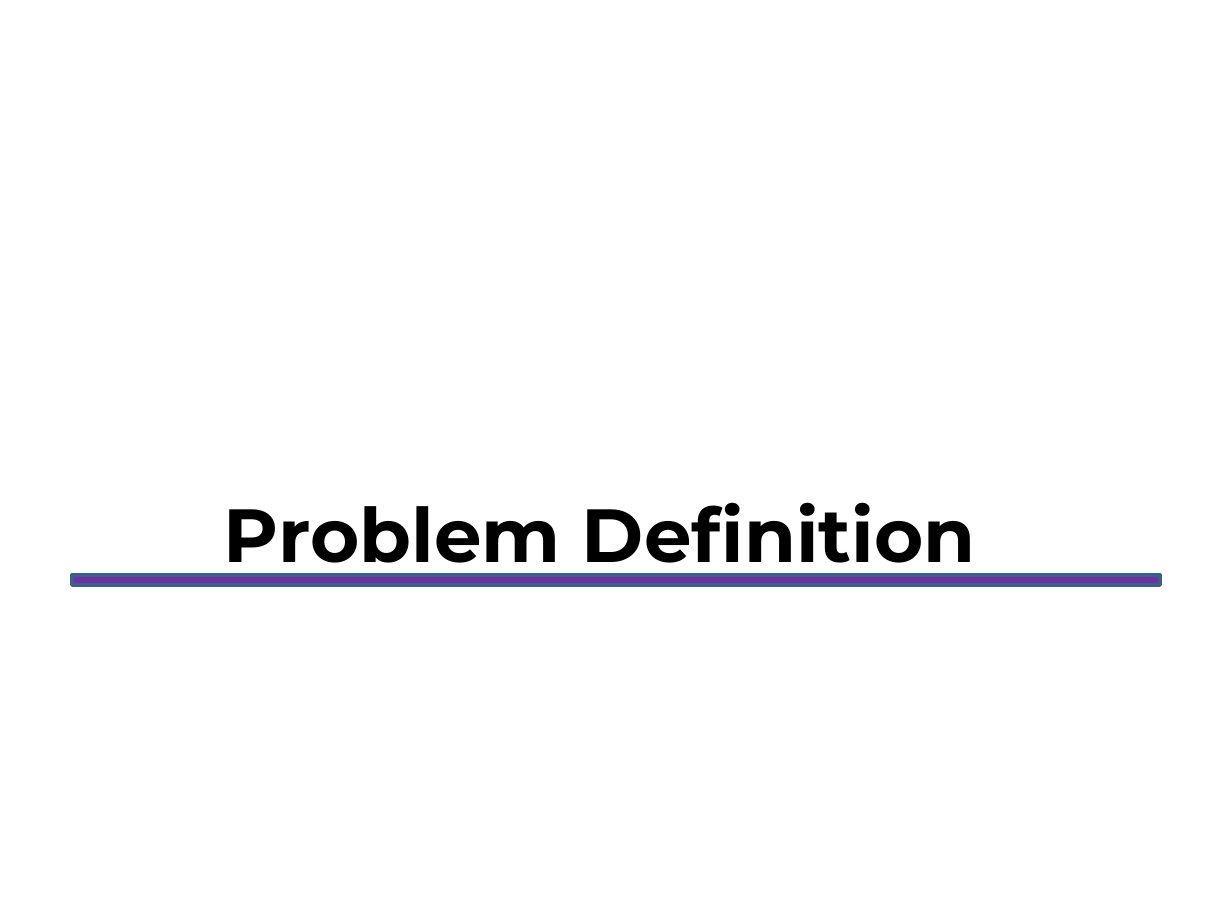
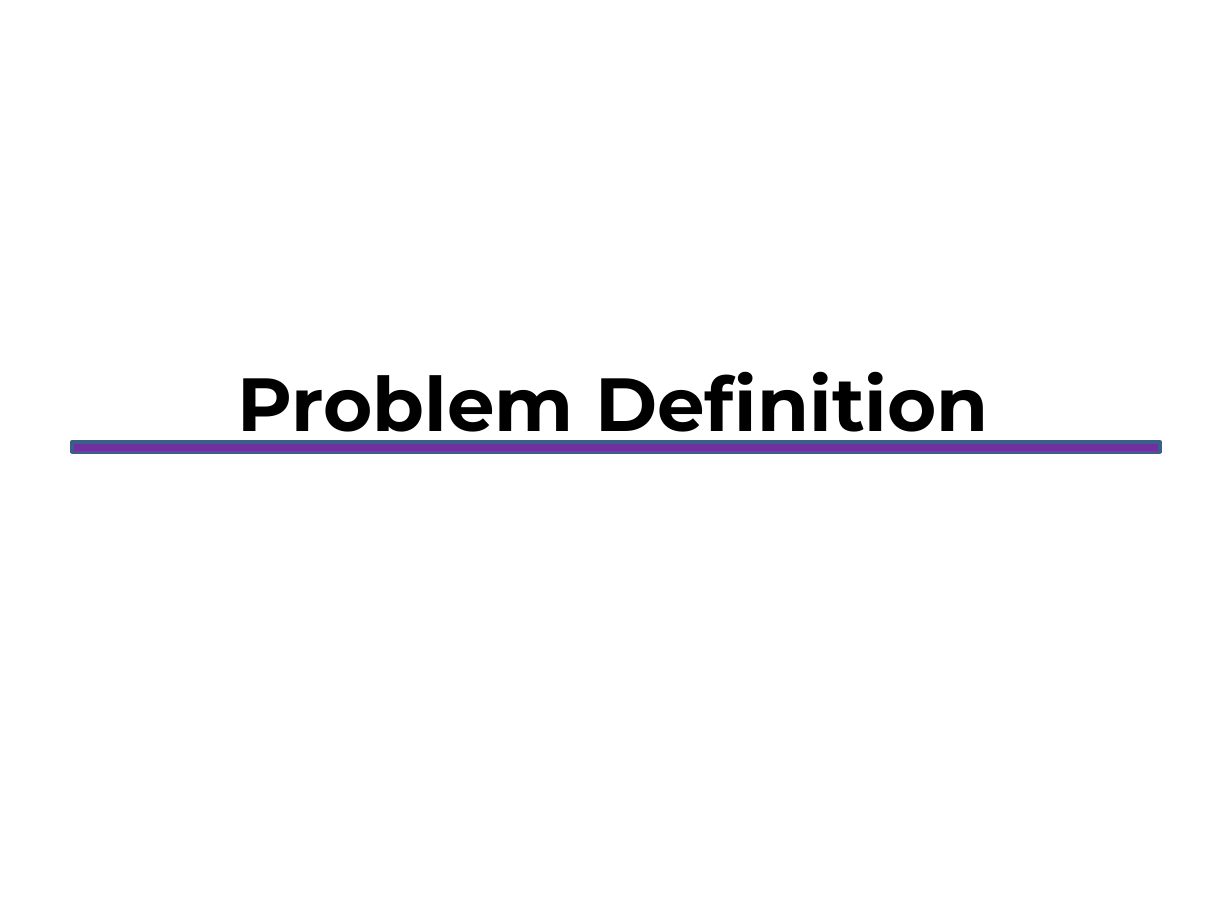
Before and after one commit to GodVilan/MERN-Based-Placement-Management-Portal-, a slide deck: slide 9 of MajorProjectPPTPhase1.pptx. Drawn at 1232x924 pixels with LibreOffice and Linux fonts; fonts in the diff are those of the drawing. Boxes give left, top, right and bottom in pixels: in the first picture for what was removed or moved away, otherwise in the second. Text is boxed around its words. In the diff, an @@ line names an element or a change of style, - is before the commit and + after.

```diff
--- a/MajorProjectPPTPhase1.pptx
+++ b/MajorProjectPPTPhase1.pptx
@@ text "Problem Definition": place and size @@
-text "Problem Definition" at bbox=[224, 502, 976, 580]
+text "Problem Definition" at bbox=[237, 371, 989, 449]
@@ rectangle: place and size @@
-rectangle at bbox=[71, 575, 1159, 585]
+rectangle at bbox=[71, 442, 1159, 452]
```
Also in this commit, not shown: 6 other slides changed.
